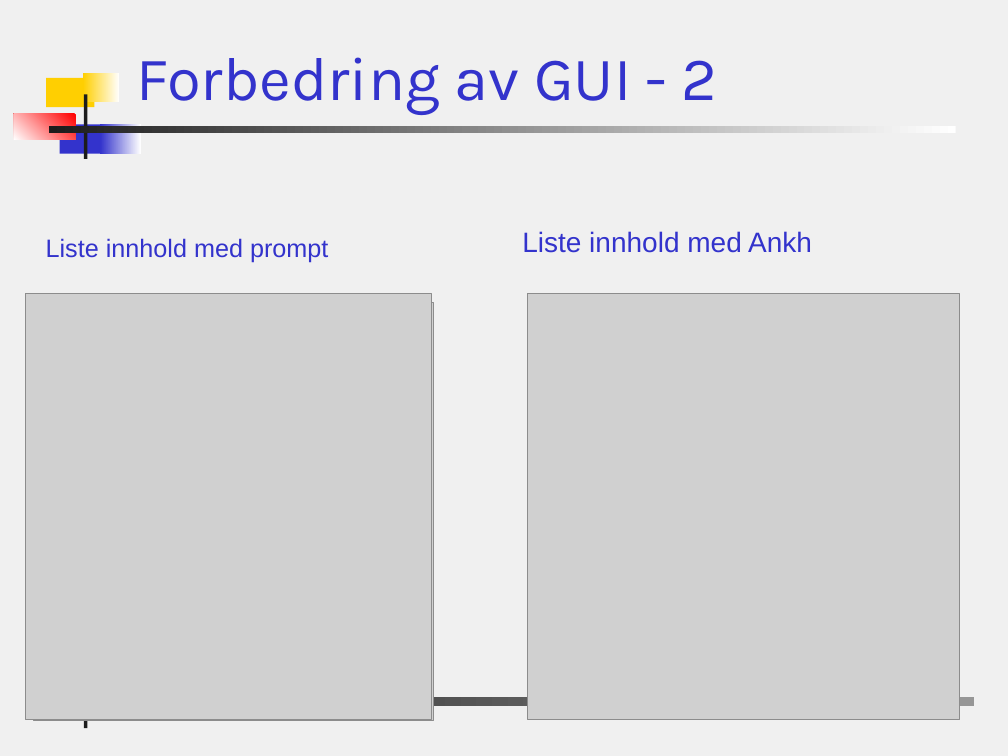
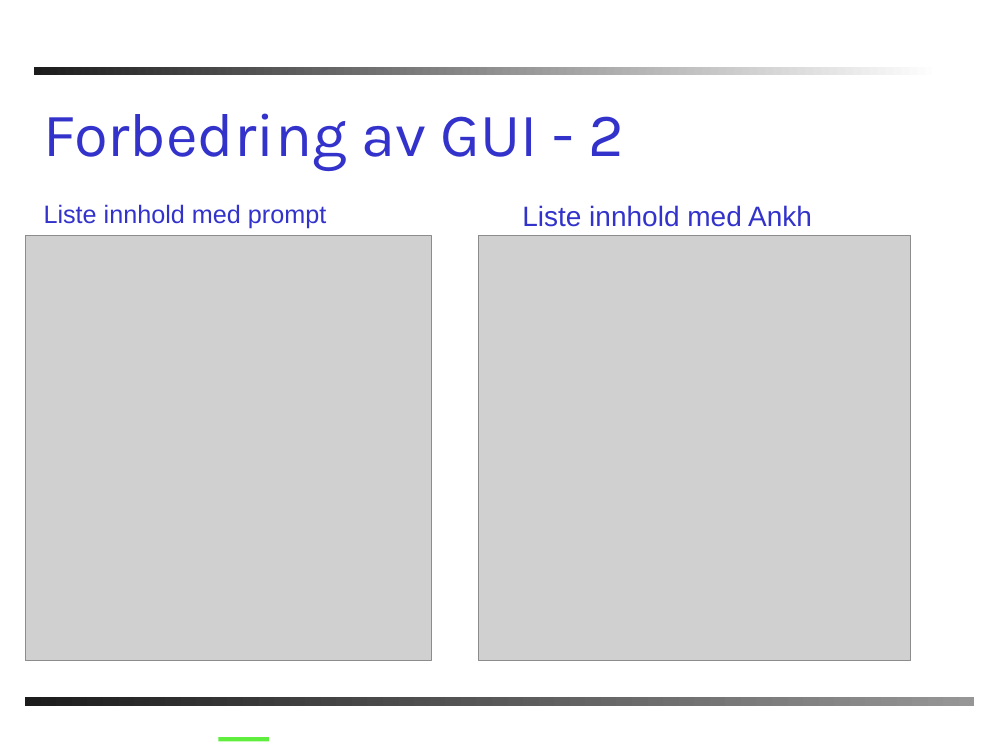
Before and after one commit to windygu/AnkhSVN, a slide deck: slide 11 of doc/powerpoint/Subversion_addin_for_VS.NET.ppt (slide 13 before the commit). Drawn at 1008x756 pixels with LibreOffice and Linux fonts; fonts in the diff are those of the drawing; grey boxes stand for pictures; background and template pictures are left out. Boxes give left, top, right and bottom in pixels: in the first picture for what was removed or moved away, otherwise in the second. Text is boxed around its words. In the diff, an @@ line names an element or a change of style, - is before the commit and + after.

```diff
--- a/doc/powerpoint/Subversion_addin_for_VS.NET.ppt
+++ b/doc/powerpoint/Subversion_addin_for_VS.NET.ppt
@@ background #F0F0F0 to #FFFFFF @@
@@ title "Forbedring av GUI - 2": place and size @@
-title "Forbedring av GUI - 2" at [137,57,718,115]
+title "Forbedring av GUI - 2" at [43,113,625,171]
@@ rectangle: place and size @@
-rectangle at [48,126,956,134]
+rectangle at [33,68,940,76]
@@ rectangle removed at [46,78,95,107] @@
@@ rectangle removed at [84,73,120,102] @@
@@ rectangle removed at [14,114,76,140] @@
@@ rectangle removed at [84,95,87,159] @@
@@ rectangle removed at [59,124,106,153] @@
@@ rectangle removed at [101,124,141,153] @@
@@ text "Liste innhold med prompt": place and size @@
-text "Liste innhold med prompt" at [46,238,328,263]
+text "Liste innhold med prompt" at [44,204,326,229]
@@ text "Liste innhold med Ankh": place and size @@
-text "Liste innhold med Ankh" at [522,231,812,253]
+text "Liste innhold med Ankh" at [522,205,812,227]
@@ picture: place and size @@
-picture at [25,294,431,720]
+picture at [25,235,431,660]
@@ picture: place and size @@
-picture at [33,302,432,721]
+picture at [25,235,425,653]
@@ picture: place and size @@
-picture at [528,294,961,720]
+picture at [479,235,911,660]
@@ rectangle removed at [84,663,87,728] @@
@@ line added from (219, 739) to (269, 739), #60EE3E 3 pt @@
```
Also in this commit, not shown: 22 other slides changed, 1 slide added, 1 slide removed.
